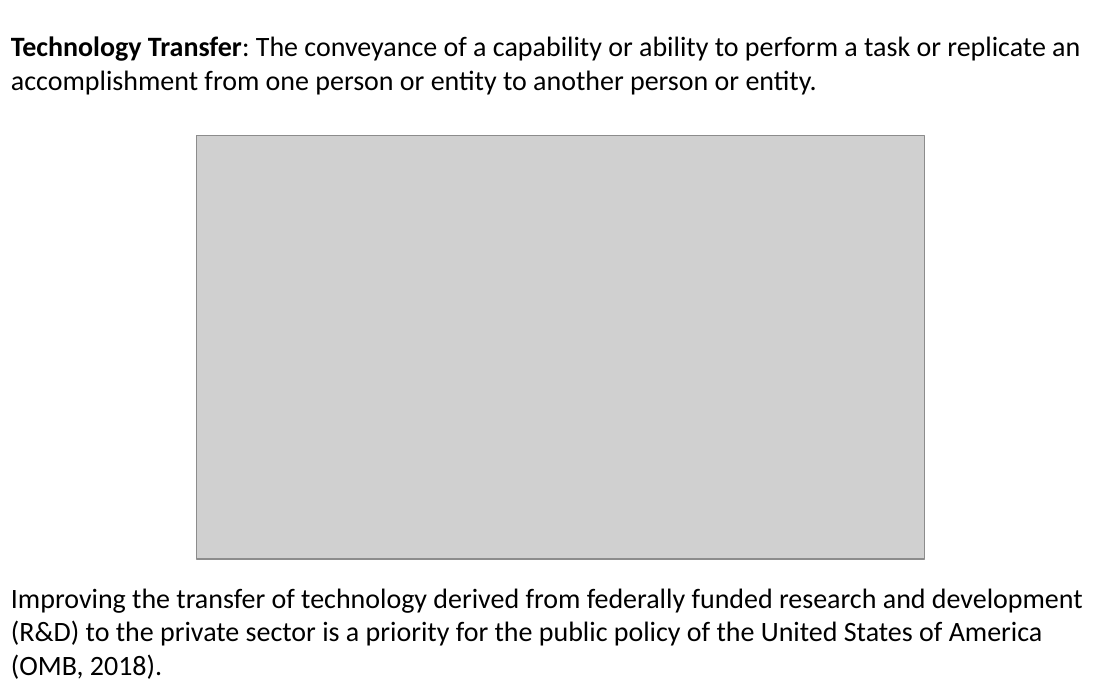
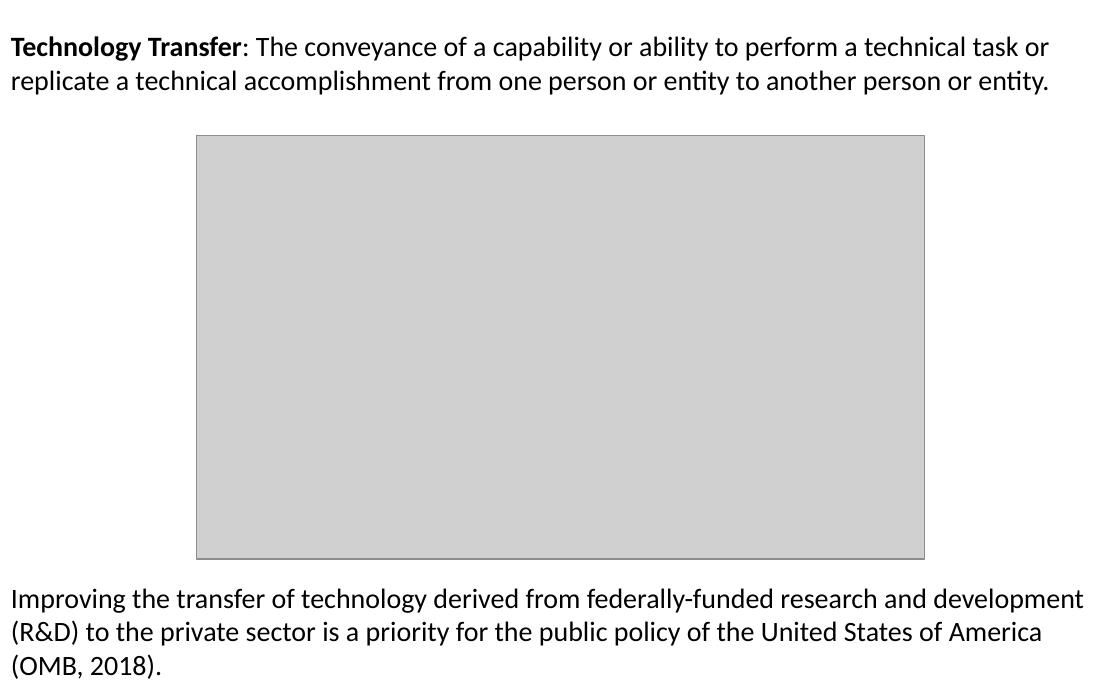
Before and after one commit to SLU-Courses-Townes/SOC6100, a slide deck: slide 2 of Presentations/Presentation02/Townes_SOC6100_Presentation02.pptx. Drawn at 1120x700 pixels with LibreOffice and Linux fonts; fonts in the diff are those of the drawing; grey boxes stand for pictures. Boxes give left, top, right and bottom in pixels: in the first picture for what was removed or moved away, otherwise in the second. Text is boxed around its words. In the diff, an @@ line names an element or a change of style, - is before the commit and + after.

Commit message:
Added slides to Presentation 02

```diff
--- a/Presentations/Presentation02/Townes_SOC6100_Presentation02.pptx
+++ b/Presentations/Presentation02/Townes_SOC6100_Presentation02.pptx
@@ text at [11,36,1049,95]: text changed @@
-Technology Transfer: The conveyance of a capability or ability to perform a task or replicate an accomplishment from one person or entity to another person or entity.
+Technology Transfer: The conveyance of a capability or ability to perform a technical task or replicate a technical accomplishment from one person or entity to another person or entity.
@@ text at [11,588,1084,679]: text changed @@
-Improving the transfer of technology derived from federally funded research and development (R&D) to the private sector is a priority for the public policy of the United States of America (OMB, 2018).
+Improving the transfer of technology derived from federally-funded research and development (R&D) to the private sector is a priority for the public policy of the United States of America (OMB, 2018).
```
Also in this commit, not shown: 4 other slides changed, 13 slides added, 1 slide removed.
